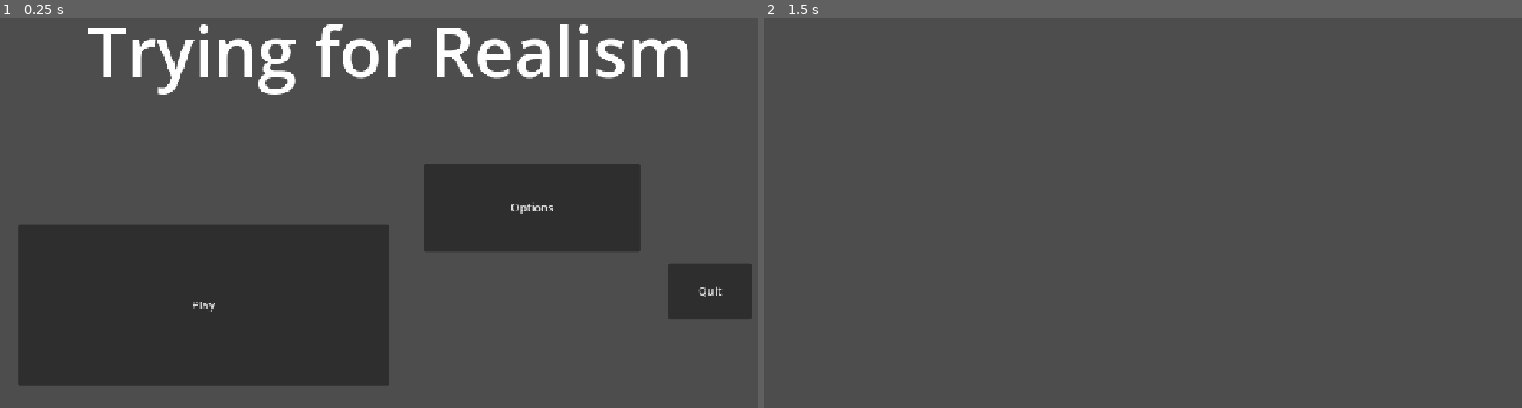
Above: before the commit, frames 1-2 (left to right).
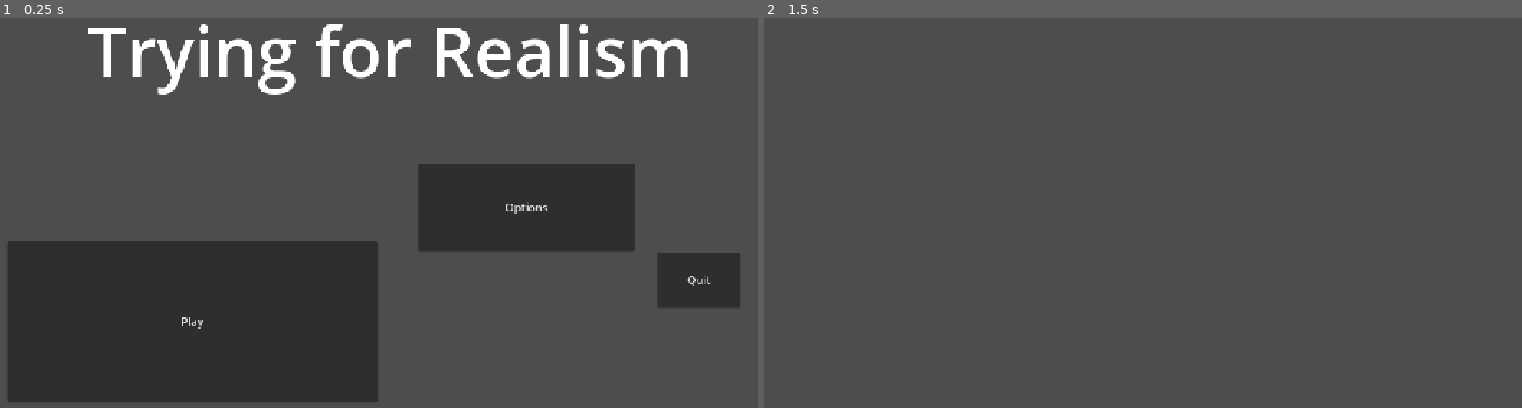
Above: after the commit, the same moments.

Repository: sid-the-loser/Trying-For-Realism
Game: Godot game, scene res://scenes/main_menu.tscn
Two runs of this game, one before a commit and one after it. Both use one fixed random seed, a clock stepped at 60 frames per second and the inputs below.
Inputs:
- Up to frame 1 (0.25 s): no input
- Up to frame 2 (1.5 s): click "Play" at 0.5 s; tap Enter at 1.25 s

The runs differ from the first frame. In frame 1, 6.4% of the frame differs, in the area x 1-100%, y 37-99%; in frame 2, nothing differs.

Commit message:
Update main_menu.tscn

Diff:
--- a/scenes/main_menu.tscn
+++ b/scenes/main_menu.tscn
@@ -27,29 +27,50 @@
 label_settings = SubResource("LabelSettings_vue75")
 
 [node name="PlayButton" type="Button" parent="."]
-layout_mode = 2
-offset_left = 40.0
-offset_top = 320.0
-offset_right = 574.0
-offset_bottom = 552.0
+layout_mode = 1
+anchors_preset = 8
+anchor_left = 0.5
+anchor_top = 0.5
+anchor_right = 0.5
+anchor_bottom = 0.5
+offset_left = -552.0
+offset_top = 20.0
+offset_right = -18.0
+offset_bottom = 252.0
+grow_horizontal = 2
+grow_vertical = 2
 tooltip_text = "starts the game"
 text = "Play"
 
 [node name="OptionsButton" type="Button" parent="."]
-layout_mode = 2
-offset_left = 624.0
-offset_top = 232.0
-offset_right = 936.0
-offset_bottom = 359.0
+layout_mode = 1
+anchors_preset = 8
+anchor_left = 0.5
+anchor_top = 0.5
+anchor_right = 0.5
+anchor_bottom = 0.5
+offset_left = 40.0
+offset_top = -92.0
+offset_right = 352.0
+offset_bottom = 35.0
+grow_horizontal = 2
+grow_vertical = 2
 tooltip_text = "opens options menu for the game"
 text = "Options"
 
 [node name="QuitButton" type="Button" parent="."]
-layout_mode = 2
-offset_left = 976.0
-offset_top = 376.0
-offset_right = 1096.0
-offset_bottom = 456.0
+layout_mode = 1
+anchors_preset = 8
+anchor_left = 0.5
+anchor_top = 0.5
+anchor_right = 0.5
+anchor_bottom = 0.5
+offset_left = 384.0
+offset_top = 36.0
+offset_right = 504.0
+offset_bottom = 116.0
+grow_horizontal = 2
+grow_vertical = 2
 tooltip_text = "quits the game"
 text = "Quit"
 
